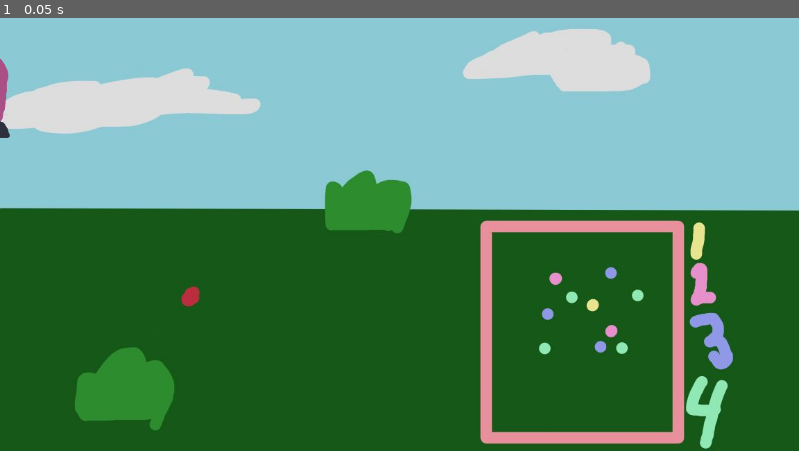
Above: before the commit, frame 1.
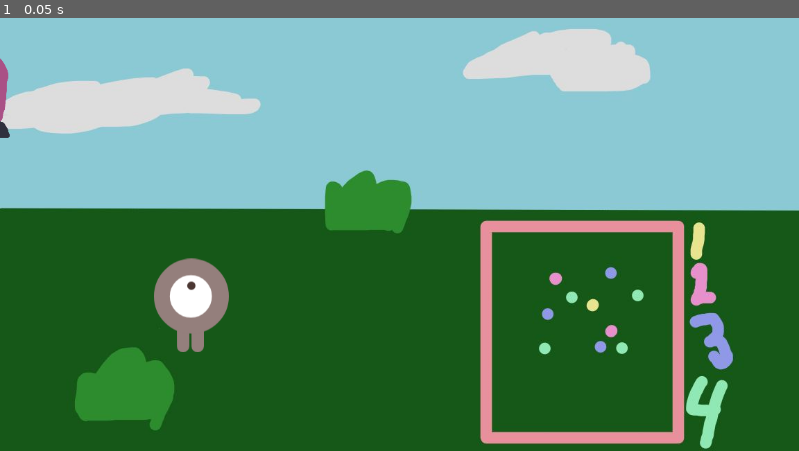
Above: after the commit, the same moment.

Repository: Odar-13/Puntformer
Game: Godot game, scene res://scenes/RPG/rpg_scene.tscn
Two runs of this game, one before a commit and one after it. Both use one fixed random seed, a clock stepped at 60 frames per second and the inputs below. This scene is started directly instead of the project's main scene.
Inputs:
- Up to frame 1 (0.05 s): no input

The runs differ from the first frame. In frame 1, 1.4% of the frame differs, in the area x 19-29%, y 55-78%.

Commit message:
Player in Scene, Enemy more detailed

Diff:
--- a/scenes/RPG/enemy.tscn
+++ b/scenes/RPG/enemy.tscn
@@ -4,4 +4,3 @@
 
 [node name="Enemy" type="Node2D"]
 script = ExtResource("1_aki0s")
-item_pool = []
--- a/scenes/RPG/rpg_scene.tscn
+++ b/scenes/RPG/rpg_scene.tscn
@@ -6,20 +6,24 @@
 [ext_resource type="Script" path="res://scripts/RPG/player.gd" id="2_epyl3"]
 [ext_resource type="Script" path="res://scripts/RPG/battle_handler.gd" id="3_3tdvk"]
 [ext_resource type="Script" path="res://scripts/RPG/background_placeholder.gd" id="4_ufr6f"]
+[ext_resource type="Texture2D" uid="uid://b7b8q4bdj67gc" path="res://art/playerGrey_up1.png" id="5_c7wac"]
 [ext_resource type="PackedScene" uid="uid://bh6b84m6d7yqv" path="res://scenes/RPG/enemy.tscn" id="6_3oedg"]
 [ext_resource type="Texture2D" uid="uid://3itrqrpe8ko3" path="res://art/gloombruh.png" id="8_0ghnl"]
 
 [node name="RPGScene" type="Node2D"]
 script = ExtResource("1_nybo4")
 
-[node name="Player" type="Node2D" parent="."]
-script = ExtResource("2_epyl3")
-
 [node name="Background" type="Sprite2D" parent="."]
 position = Vector2(576, 324)
 texture = ExtResource("1_gusyn")
 script = ExtResource("4_ufr6f")
 metadata/_edit_lock_ = true
+
+[node name="Player" type="Node2D" parent="."]
+script = ExtResource("2_epyl3")
+
+[node name="Sprite2D" type="Sprite2D" parent="Player"]
+texture = ExtResource("5_c7wac")
 
 [node name="BattleHandler" type="Node2D" parent="."]
 script = ExtResource("3_3tdvk")
--- a/scripts/RPG/enemy.gd
+++ b/scripts/RPG/enemy.gd
@@ -1,4 +1,6 @@
 extends Node2D
+
+class_name Enemy
 
 enum Enemy_Type {NORMAL, FLYING, SPIKED, FIRE}
 
@@ -13,7 +15,7 @@
 @export var consumable_item = "Algul"
 # TODO: CHANGE TO ACTUAL ITEM
 @export var gear_item = "The one ring"
-@export var item_pool = [consumable_item, gear_item]
+var enemy_type = Enemy_Type.NORMAL
 
 
 func do_turn():
@@ -31,12 +33,13 @@
 # Attacks assume the enemy is in position to attack.
 func Attack1():
 	# Conduct attack, play appropriate animation
+	print(enemy_name + " used attack one")
 	pass
 
 func Attack2():
 	# Conduct attack, play appropriate animation
+	print(enemy_name + " used attack two")
 	pass
-
 
 
 func _take_damage(amount: int):
@@ -52,12 +55,15 @@
 	var chance = (randi() % 100) + 1
 	if chance == 1:
 		# TODO: ADD GEAR LOOT ITEM TO REWARDS POOL
+		print("Got the " + gear_item)
 		pass
 	elif chance <= 21:
 		# TODO: ADD CONSUMABLE ITEM TO REWARDS POOL
+		print("Got a " + consumable_item)
 		pass
 	else:
 		# Shouldnt drop any item
+		print("Got nothing!")
 		pass
 
 	# TODO: ADD XP AND MONEY TO REWARDS
--- a/scripts/RPG/rpg_scene.gd
+++ b/scripts/RPG/rpg_scene.gd
@@ -3,6 +3,8 @@
 func _ready():
 	#TODO: ONCE RECEIVE THE DICTIONARY FROM STATE TRANSITION, LOAD BACKGROUND
 	#_set_background(dictionary whatever)
+
+	$Player.position = $"BattleHandler/2D Markers/PlayerSpawn".position
 	pass
 
 # Give the function the value of the "area" key in the dictionary, sets the appropriate background
Not shown: 1 places in scenes/RPG/rpg_scene.tscn that only renumber resources
